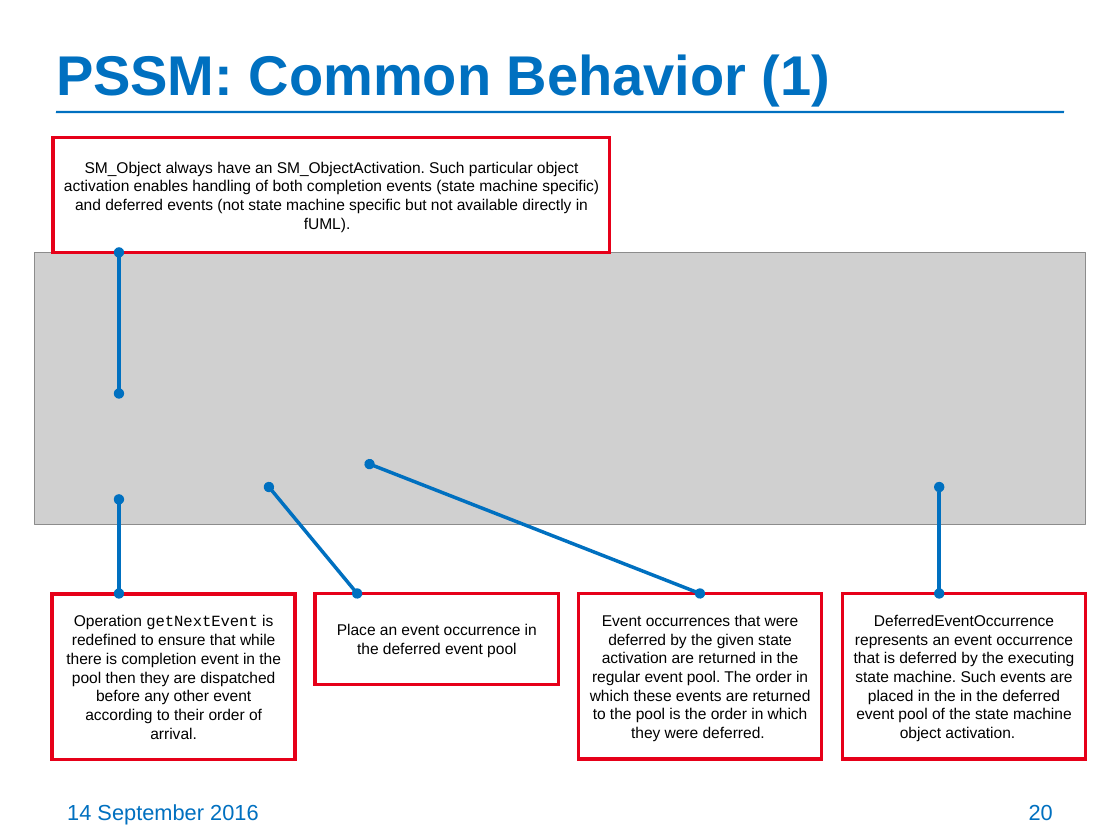
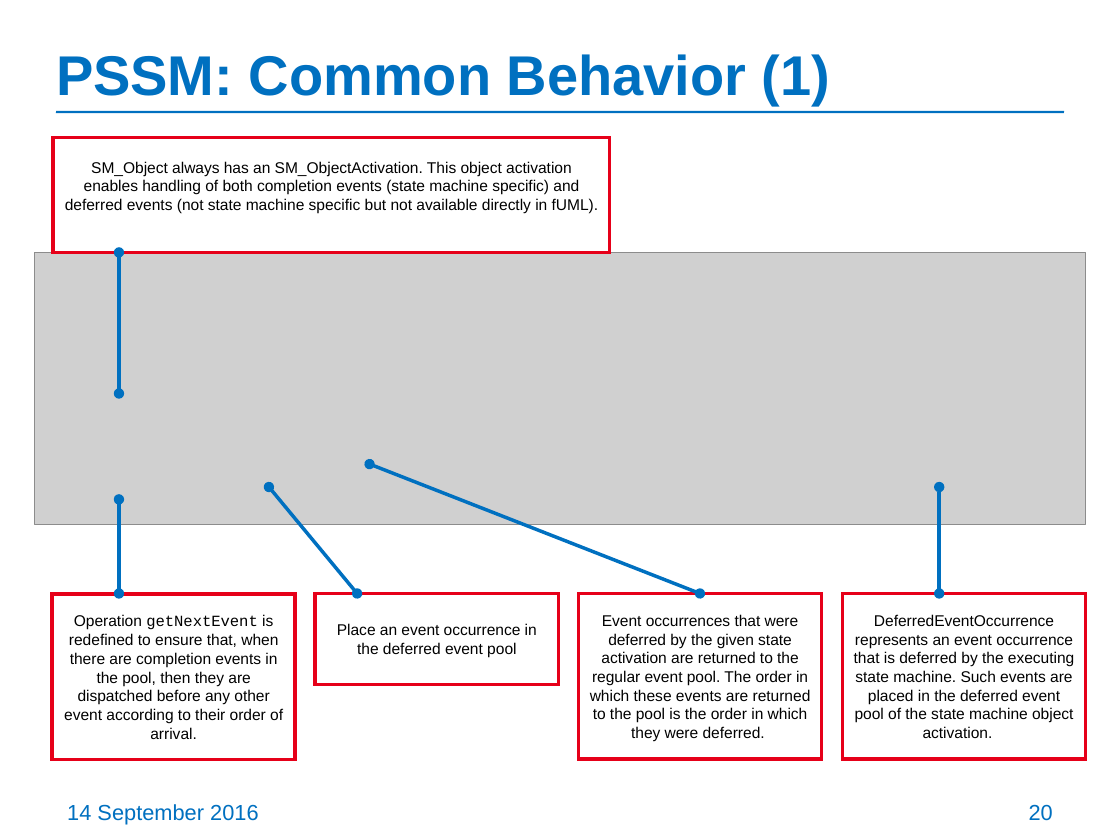
Before and after one commit to ModelDriven/PSSM, a slide deck: slide 20 of Presentations/201609-Chicago-Meeting/PSSM-initial-submission-update.pptx. Drawn at 1120x840 pixels with LibreOffice and Linux fonts; fonts in the diff are those of the drawing; grey boxes stand for pictures. Boxes give left, top, right and bottom in pixels: in the first picture for what was removed or moved away, otherwise in the second. Text is boxed around its words. In the diff, an @@ line names an element or a change of style, - is before the commit and + after.

```diff
--- a/Presentations/201609-Chicago-Meeting/PSSM-initial-submission-update.pptx
+++ b/Presentations/201609-Chicago-Meeting/PSSM-initial-submission-update.pptx
@@ text in rectangle at bbox=[65, 161, 599, 214]: text changed @@
-SM_Object always have an SM_ObjectActivation. Such particular object activation enables handling of both completion events (state machine specific) and deferred events (not state machine specific but not available directly in fUML).
+SM_Object always has an SM_ObjectActivation. This object activation enables handling of both completion events (state machine specific) and deferred events (not state machine specific but not available directly in fUML).
@@ text in rectangle at bbox=[64, 614, 283, 739]: text changed @@
-Operation getNextEvent is redefined to ensure that while there is completion event in the pool then they are dispatched before any other event according to their order of arrival.
+Operation getNextEvent is redefined to ensure that, when there are completion events in the pool, then they are dispatched before any other event according to their order of arrival.
@@ text in rectangle at bbox=[590, 614, 811, 741]: text changed @@
-Event occurrences that were deferred by the given state activation are returned in the regular event pool. The order in which these events are returned to the pool is the order in which they were deferred.
+Event occurrences that were deferred by the given state activation are returned to the regular event pool. The order in which these events are returned to the pool is the order in which they were deferred.
@@ text in rectangle at bbox=[854, 614, 1074, 738]: text changed @@
-DeferredEventOccurrence represents an event occurrence that is deferred by the executing state machine. Such events are placed in the in the deferred event pool of the state machine object activation.
+DeferredEventOccurrence represents an event occurrence that is deferred by the executing state machine. Such events are placed in the deferred event pool of the state machine object activation.
```
Also in this commit, not shown: 36 other slides changed, 19 slides removed.
